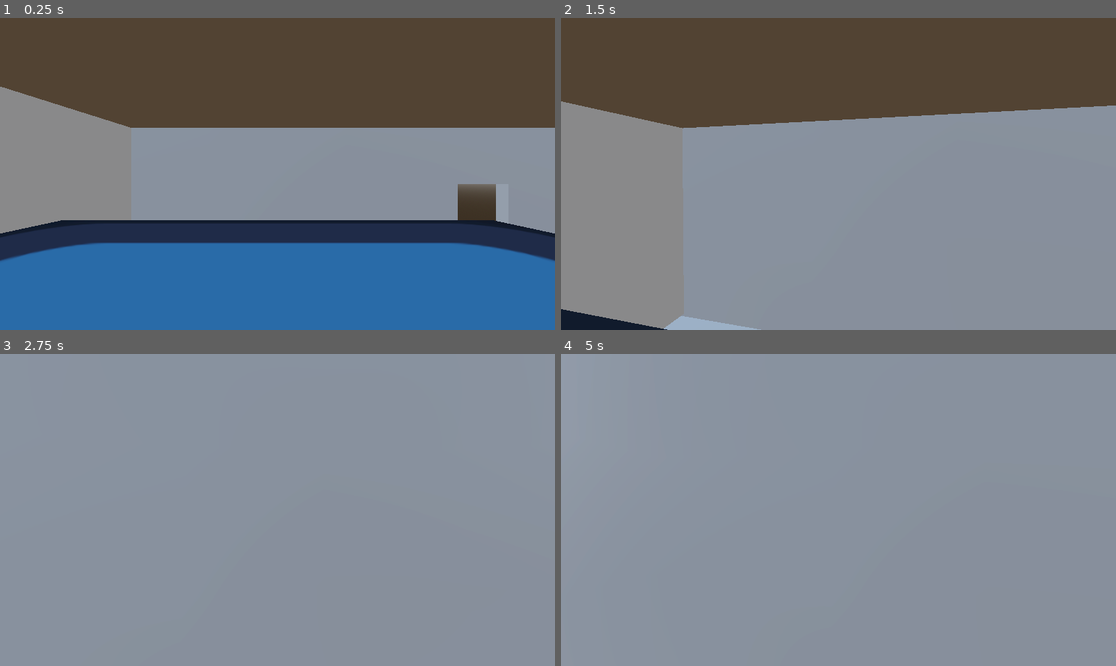
Above: before the commit, frames 1-4 (two rows, left to right).
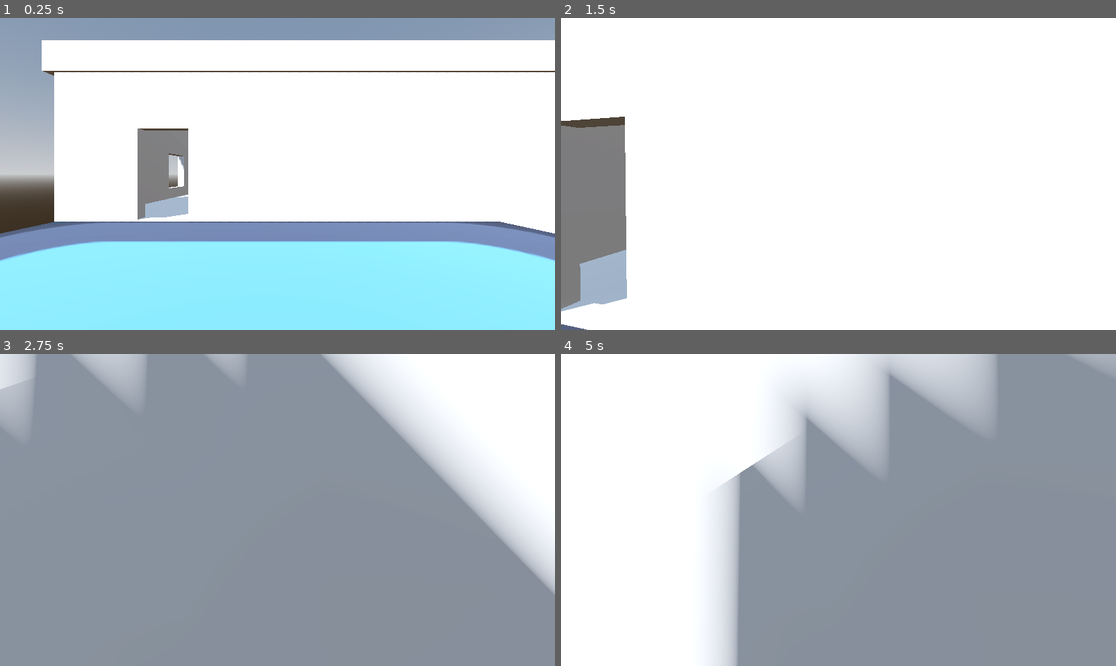
Above: after the commit, the same moments.

Repository: christiannoll/FirstPersonGame
Game: Godot game, scene res://levels/level.tscn
Two runs of this game, one before a commit and one after it. Both use one fixed random seed, a clock stepped at 60 frames per second and the inputs below. The engine's default icon, where the game draws it, is replaced by a stand-in: a white triangle on a blue panel in a dark square.
Inputs (mouse positions are in pixels of both pictures, inside the frame that each line leads up to):
- Up to frame 1 (0.25 s): no input
- Up to frame 2 (1.5 s): tap Enter at 0.5 s; move the mouse to (866, 174) at 0.52 s; hold W (forward) from 0.53 s (still down); tap Space (jump) at 0.77 s; move the mouse to (810, 174) at 1.27 s
- Up to frame 3 (2.75 s): keep holding W (forward); tap Space (jump) at 1.52 s; move the mouse to (288, 503) at 2.02 s
- Up to frame 4 (5 s): keep holding W (forward); tap Space (jump) at 2.75, 3.02, 3.77, 4.52 s; move the mouse to (832, 516) at 2.77 s; move the mouse to (877, 513) at 3.52 s; move the mouse to (794, 506) at 4.27 s

The runs differ from the first frame. In frame 1, 99% of the frame differs, in the area x 0-100%, y 0-100%; in frame 2, 95%; in frame 3, 19%; in frame 4, 44%.

Commit message:
Scaled the house down

Diff:
--- a/levels/level.tscn
+++ b/levels/level.tscn
@@ -49,3 +49,4 @@
 shadow_enabled = true
 
 [node name="house" parent="." unique_id=1972832747 instance=ExtResource("3_cwqvt")]
+transform = Transform3D(-0.5, 0, -4.371139e-08, 0, 0.5, 0, 4.371139e-08, 0, -0.5, 2.9882479, 2.9390697, -14.537394)
